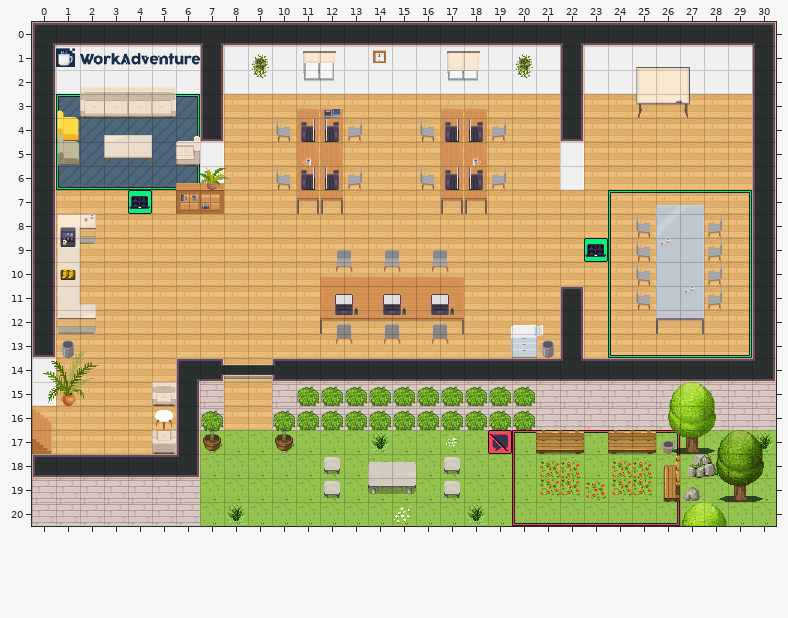
An edit to a level. Tiled map (JSON), map.tmj. Above is the file before it was changed.
Cells are 32x32 px. Shown: x 0..30, y 0..20.
After:
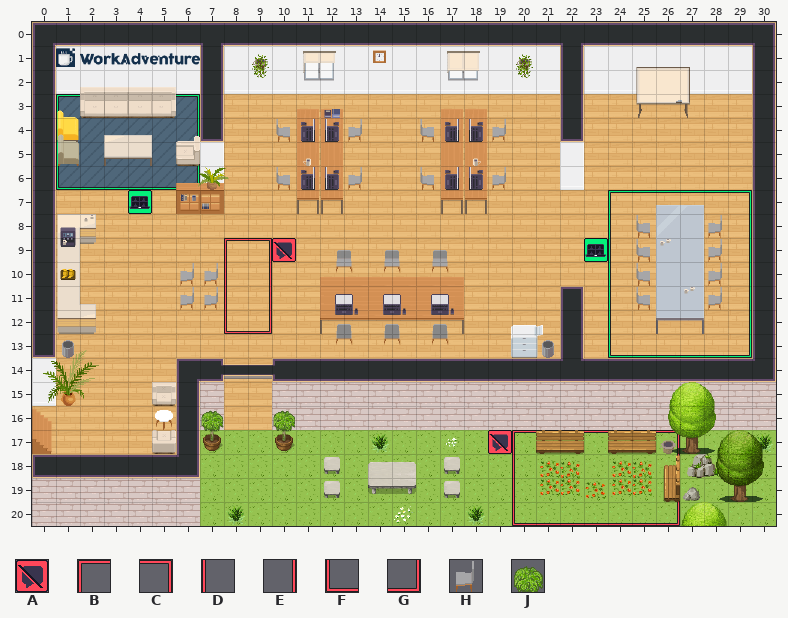
Key: from "Chunk 1": A 14, B 15, C 17, D 18, E 19, F 20, G 22, H 83, J 122.
_ is an empty cell.
Author's note on the commit: Update map.tmj zones persos
The exact change:
Layer "floor/floor2":
y 9: x 8..10 ___ -> BCA
y 10..11: x 8..9 __ -> DE
y 12: x 8..9 __ -> FG
Layer "furniture/furniture2":
y 10..11: x 6..7 __ -> HH
Layer "furniture/furniture3":
y 15..16: x 11..20 JJJJJJJJJJ -> __________
Changed places in both pictures, as pixel boxes (x1, y1, x2, y2):
added: (180, 238, 296, 334)
removed: (297, 386, 535, 430)
